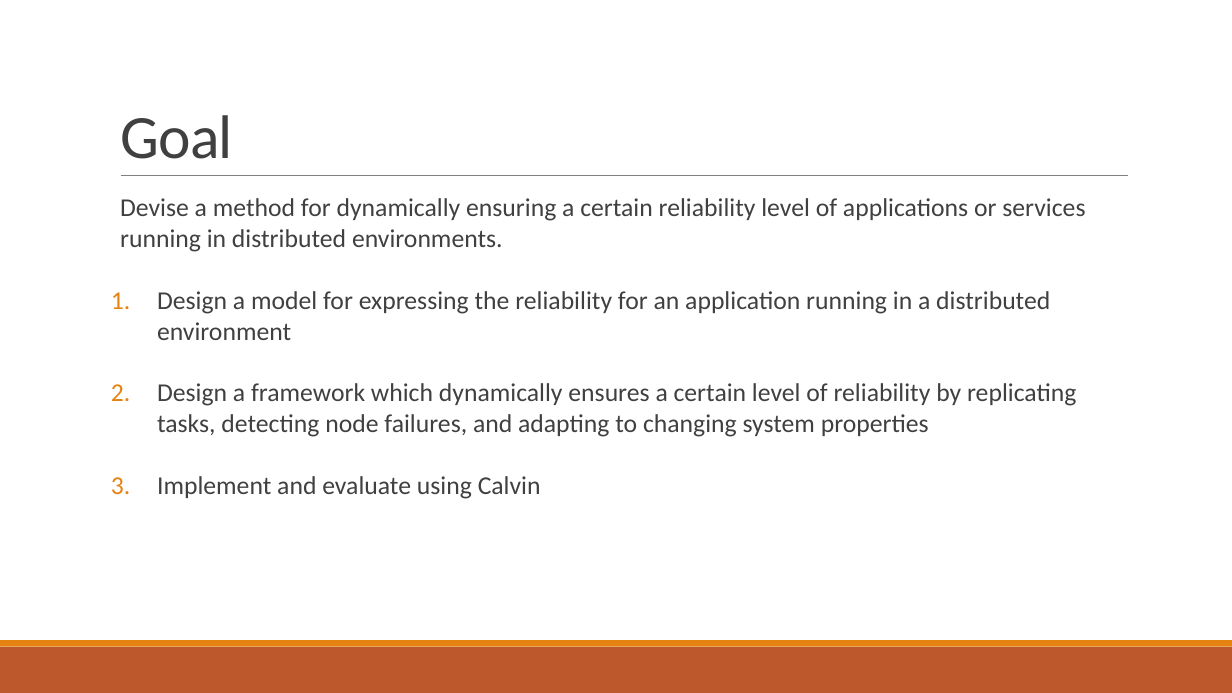
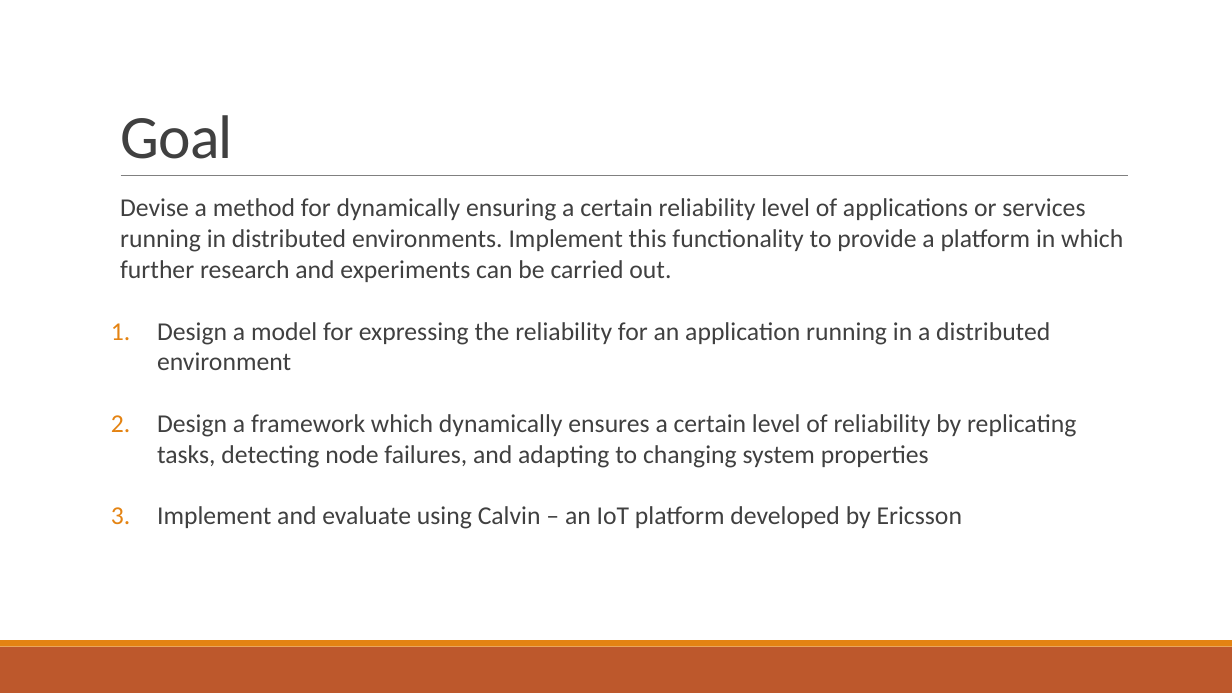
Before and after one commit to PStahl/master_thesis, a slide deck: slide 4 of presentation/presentation2.pptx. Drawn at 1232x693 pixels with LibreOffice and Linux fonts; fonts in the diff are those of the drawing. Boxes give left, top, right and bottom in pixels: in the first picture for what was removed or moved away, otherwise in the second. Text is boxed around its words. In the diff, an @@ line names an element or a change of style, - is before the commit and + after.

Commit message:
update pres

```diff
--- a/presentation/presentation2.pptx
+++ b/presentation/presentation2.pptx
@@ text at [120,198,1123,282]: text changed @@
-  Devise a method for dynamically ensuring a certain reliability level of applications or services running in distributed environments.
+  Devise a method for dynamically ensuring a certain reliability level of applications or services running in distributed environments. Implement this functionality to provide a platform in which further research and experiments can be carried out.
@@ text at [157,506,962,529]: text changed @@
-3. Implement and evaluate using Calvin
+3. Implement and evaluate using Calvin – an IoT platform developed by Ericsson
```
